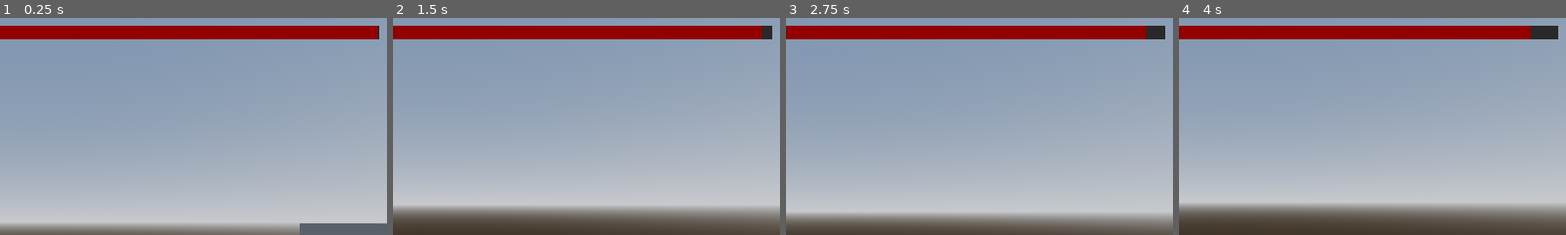
Above: before the commit, frames 1-4 (left to right).
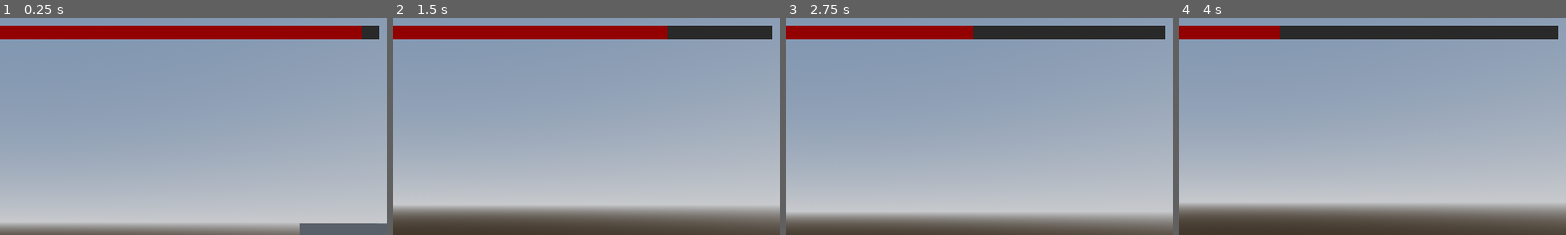
Above: after the commit, the same moments.

Repository: enigma999/Critical-Take-Over
Game: Godot game, scene res://scenes/game.tscn
Two runs of this game, one before a commit and one after it. Both use one fixed random seed, a clock stepped at 60 frames per second and the inputs below.
Inputs (mouse positions are % of the whole screen's width and height, from its top left):
- Up to frame 1 (0.25 s): no input
- Up to frame 2 (1.5 s): move the mouse to (72, 45) at 0.52 s; hold D (right) 0.53-1.28 s; click (72, 45) at 0.67 s; tap Space (jump) at 0.77 s; move the mouse to (45, 50) at 1.27 s; hold W (forward) from 1.28 s (still down)
- Up to frame 3 (2.75 s): keep holding W (forward); tap Space (jump) at 1.52 s; move the mouse to (52, 48) at 2.02 s
- Up to frame 4 (4 s): keep holding W (forward); move the mouse to (49, 52) at 2.77 s; tap Space (jump) at 3.02, 3.77 s; move the mouse to (57, 51) at 3.52 s
The pictures show only the part of the screen within x 46-96%, y 3-53%; the shares and areas given below are measured in that part.

The runs differ from the first frame. In frame 1, 0.3% of the frame differs, in the area x 93-98%, y 3-10%; in frame 2, 1.5%; in frame 3, 2.8%; in frame 4, 4.0%, in the area x 26-91%, y 3-10%.

Commit message:
fixed check

Diff:
--- a/scenes/game.tscn
+++ b/scenes/game.tscn
@@ -20,6 +20,7 @@
 
 [node name="Game" type="Node"]
 script = ExtResource("1_ypfg4")
+bleedStep = 10.0
 
 [node name="WorldEnvironment" type="WorldEnvironment" parent="."]
 environment = SubResource("Environment_7f3rj")
--- a/scripts/game_controller.gd
+++ b/scripts/game_controller.gd
@@ -13,7 +13,7 @@
 
 # Called every frame. 'delta' is the elapsed time since the previous frame.
 func _physics_process(delta: float) -> void:
-	if bleedValue > 1:
+	if bleedValue > 0:
 		bleedValue = bleedValue - (bleedStep * delta);
 
 func _process(delta: float) -> void:
